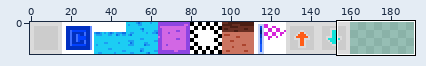
Two states of a sprite sheet, testGame/spritesheets/spritesheet7.png. Above: a wide view before the commit, with the close-up outlined.
Close-up. First the earlier version:
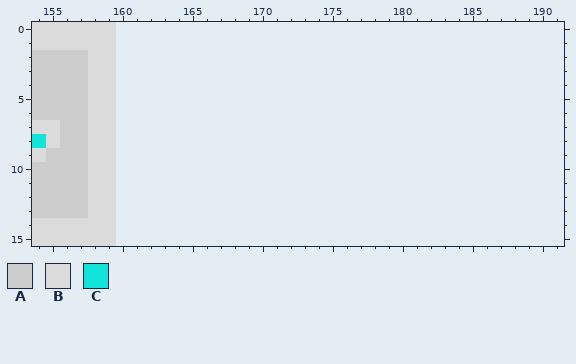
The file is 160x16 pixels. Shown: x 154..191, y 0..15. The old version is drawn lined up with the new one, on the new canvas.
Palette (. is transparent): A #cccccc  B #dbdbdb  C #12e3db
Pixels before, first column x 154:
 0 BBBBBB
 1 BBBBBB
 2 AAAABB
 3 AAAABB
 4 AAAABB
 5 AAAABB
 6 AAAABB
 7 BBAABB
 8 CBAABB
 9 BAAABB
10 AAAABB
11 AAAABB
12 AAAABB
13 AAAABB
14 BBBBBB
15 BBBBBB
The result:
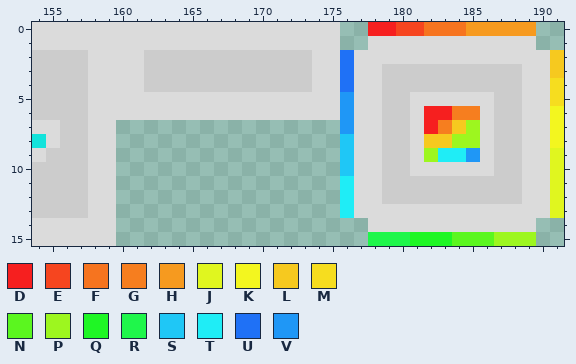
Colours new in this view: D #f61f1f  E #f6451f  F #f6741f  G #f67e1f  H #f69a1f  J #e0f61f  K #f3f61f  L #f6c91f  M #f6dd1f  N #5bf61f  P #9df61f  Q #1ff625  R #1ff64b  S #1fc7f6  T #1fedf6  U #1f71f6  V #1f97f6
The edit:
canvas 160x16 -> 192x16
The author put colour A in row 2 at x 162 to 173; in rows 3 to 4 at x 162 to 173 and 179 to 188; in rows 5 to 10 at x 179 to 180 and 187 to 188; in rows 11 to 12 at x 179 to 188.
The author put colour B in row 0 at x 160 to 175; in row 1 at x 160 to 175 and 178 to 189; in row 2 at x 160 to 161, 174 to 175 and 177 to 190; in rows 3 to 4 at x 160 to 161, 174 to 175, 177 to 178 and 189 to 190; in row 5 at x 160 to 175, 177 to 178, 181 to 186 and 189 to 190; in row 6 at x 160 to 175, 177 to 178, 181, 186 and 189 to 190.
The author put colour B in rows 7 to 9 at x 177 to 178, 181, 186 and 189 to 190; in row 10 at x 177 to 178, 181 to 186 and 189 to 190; in rows 11 to 12 at x 177 to 178 and 189 to 190; in row 13 at x 177 to 190; in row 14 at x 178 to 189.
The author put colour D in row 0 at x 178 to 179; in row 6 at x 182 to 183; in row 7 at x 182.
The author put colour E in row 0 at x 180 to 181.
The author put colour F in row 0 at x 182 to 184.
The author put colour G in row 6 at x 184 to 185; in row 7 at x 183.
The author put colour H in row 0 at x 185 to 189.
The author put colour J in rows 9 to 13 at x 191.
The author put colour K in rows 6 to 8 at x 191.
The author put colour L in rows 2 to 3 at x 191; in row 7 at x 184; in row 8 at x 182 to 183.
The author put colour M in rows 4 to 5 at x 191.
The author put colour N in row 15 at x 184 to 186.
The author put colour P in row 7 at x 185; in row 8 at x 184 to 185; in row 9 at x 182; in row 15 at x 187 to 189.
The author put colour Q in row 15 at x 181 to 183.
The author put colour R in row 15 at x 178 to 180.
The author put colour S in rows 8 to 10 at x 176.
The author put colour T in row 9 at x 183 to 184; in rows 11 to 13 at x 176.
The author put colour U in rows 2 to 4 at x 176.
The author put colour V in rows 5 to 7 at x 176; in row 9 at x 185.
Changed places in both close-ups, as pixel boxes (x1, y1, x2, y2):
added: (116, 22, 564, 246)
